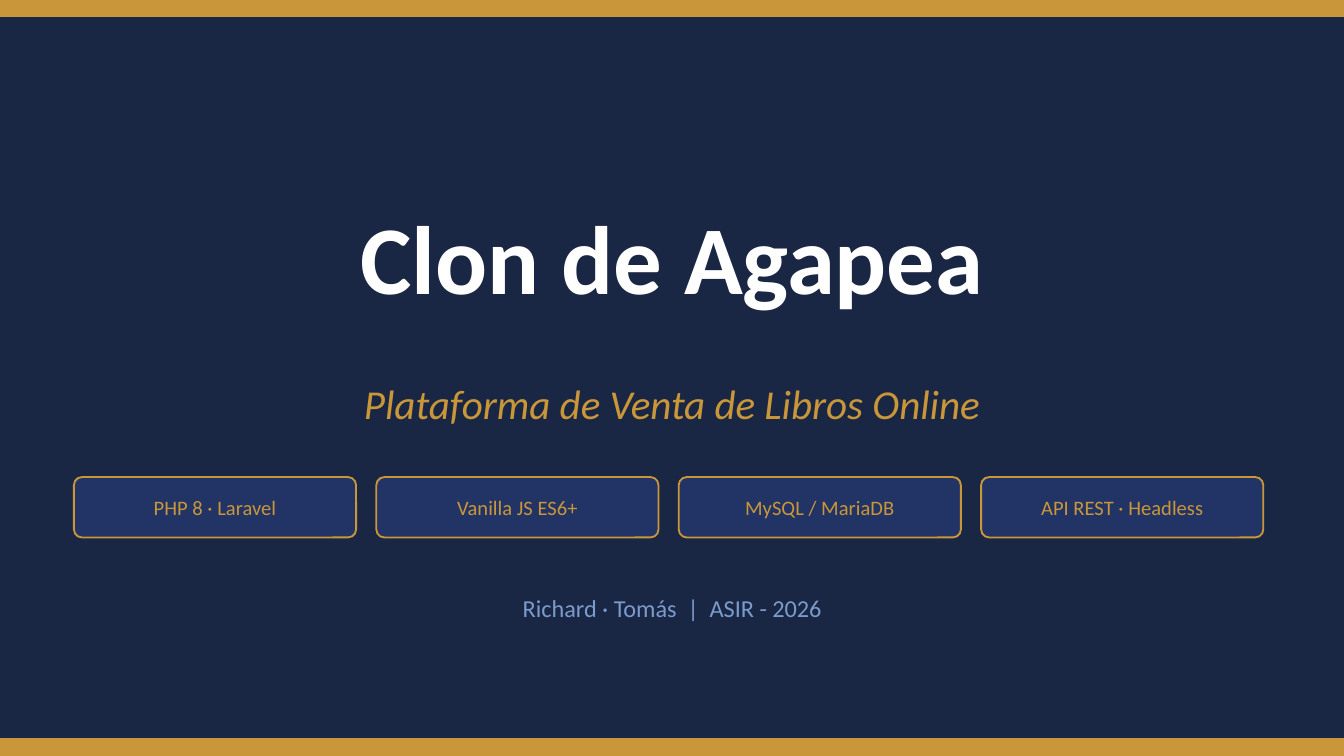
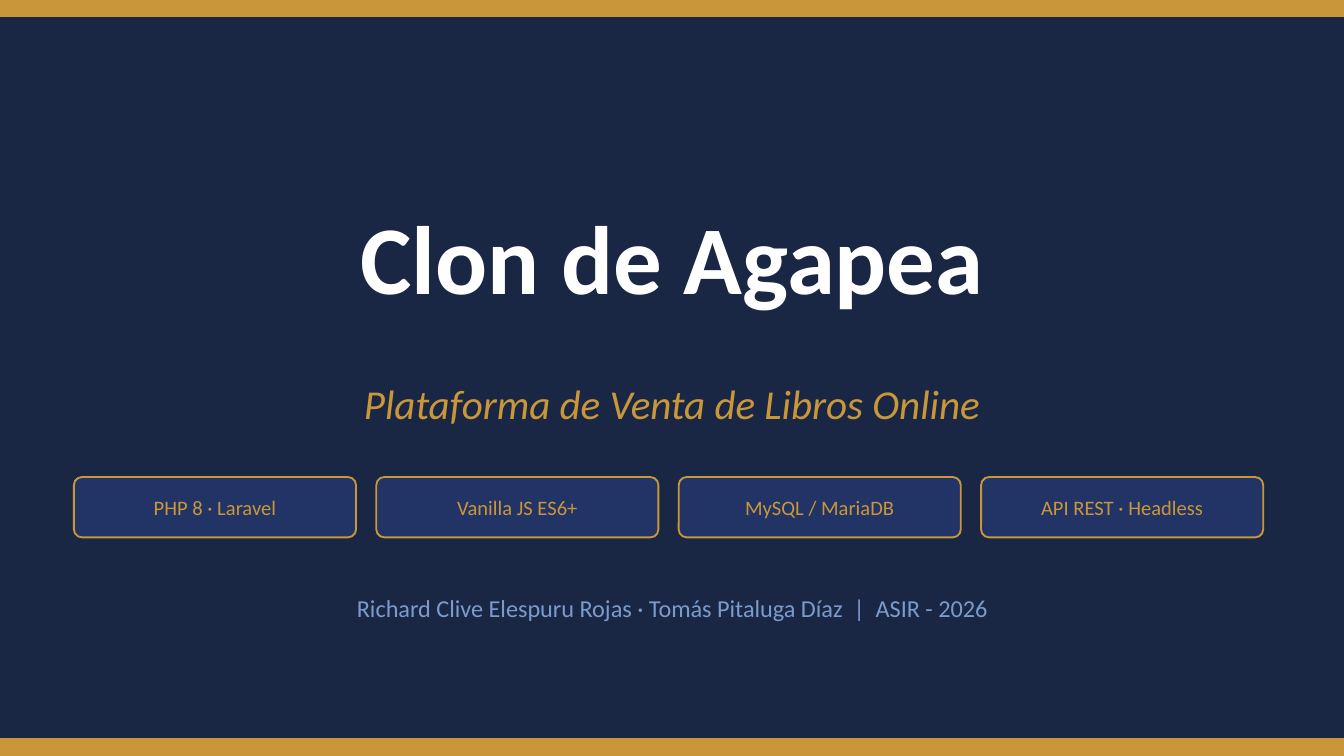
Before and after one commit to tpd00-a/agapea-clon-llm-v2, a slide deck: slide 1 of agapea_presentacion.odp. Drawn at 1344x756 pixels with LibreOffice and Linux fonts; fonts in the diff are those of the drawing. Boxes give left, top, right and bottom in pixels: in the first picture for what was removed or moved away, otherwise in the second. Text is boxed around its words. In the diff, an @@ line names an element or a change of style, - is before the commit and + after.

```diff
--- a/agapea_presentacion.odp
+++ b/agapea_presentacion.odp
@@ text at <box>357,600,987,621</box>: text changed @@
-Richard · Tomás | ASIR - 2026
+Richard Clive Elespuru Rojas · Tomás Pitaluga Díaz | ASIR - 2026
```
Also in this commit, not shown: 6 other slides changed, 1 slide added, 5 other files.
